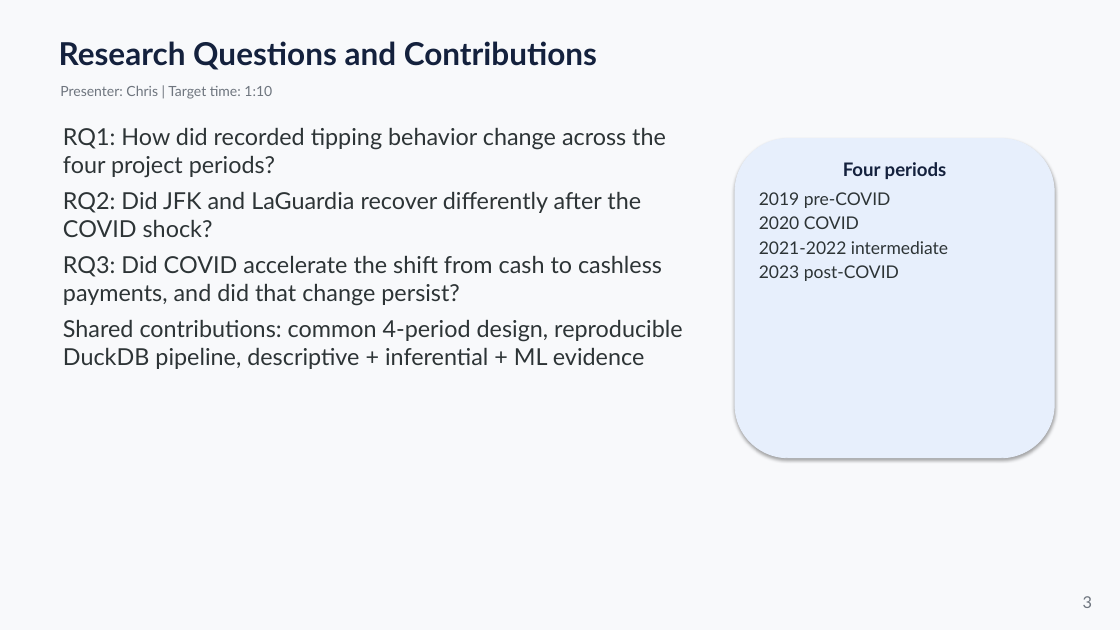
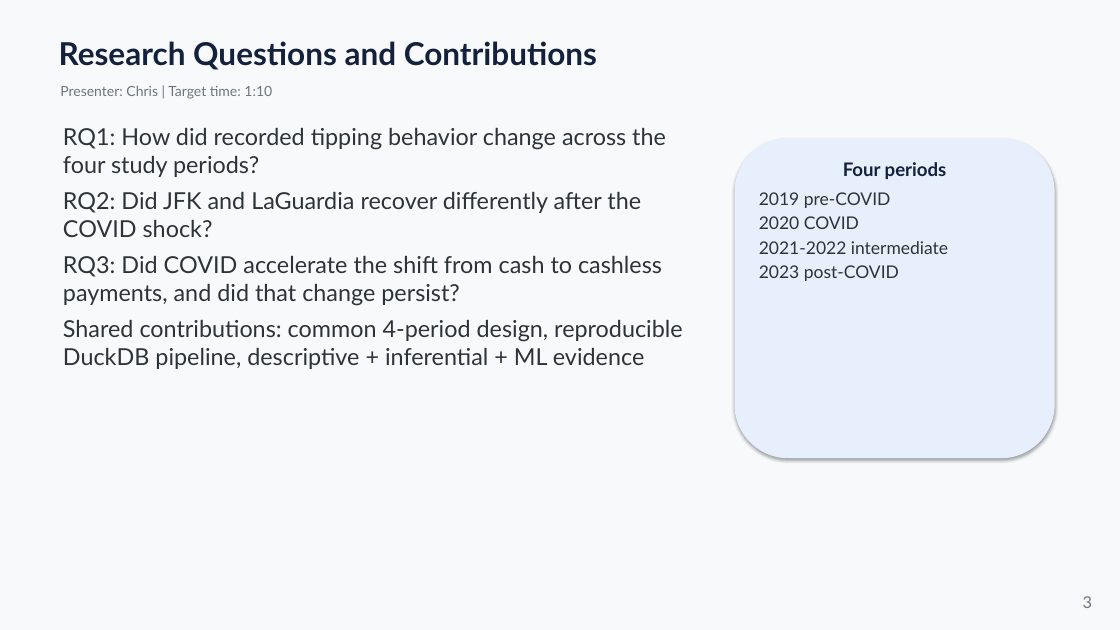
Before and after one commit to adam-neto/NYC-Taxi-and-COVID-19, a slide deck: slide 3 of final/final_presentation/group10_final_presentation_first_draft.pptx. Drawn at 1120x630 pixels with LibreOffice and Linux fonts; fonts in the diff are those of the drawing. Boxes give left, top, right and bottom in pixels: in the first picture for what was removed or moved away, otherwise in the second. Text is boxed around its words. In the diff, an @@ line names an element or a change of style, - is before the commit and + after.

```diff
--- a/final/final_presentation/group10_final_presentation_first_draft.pptx
+++ b/final/final_presentation/group10_final_presentation_first_draft.pptx
@@ text at box(63, 128, 666, 177): text changed @@
-RQ1: How did recorded tipping behavior change across the four project periods?
+RQ1: How did recorded tipping behavior change across the four study periods?
```
Also in this commit, not shown: 4 other slides changed, 3 other files.
